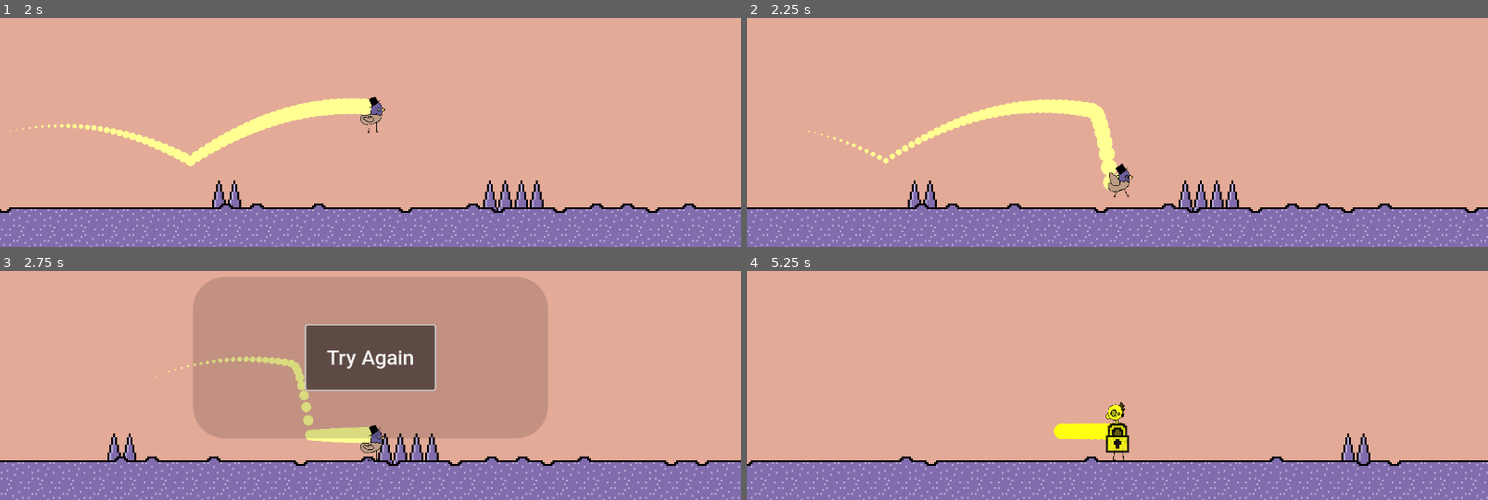
Above: before the commit, frames 1-4 (two rows, left to right).
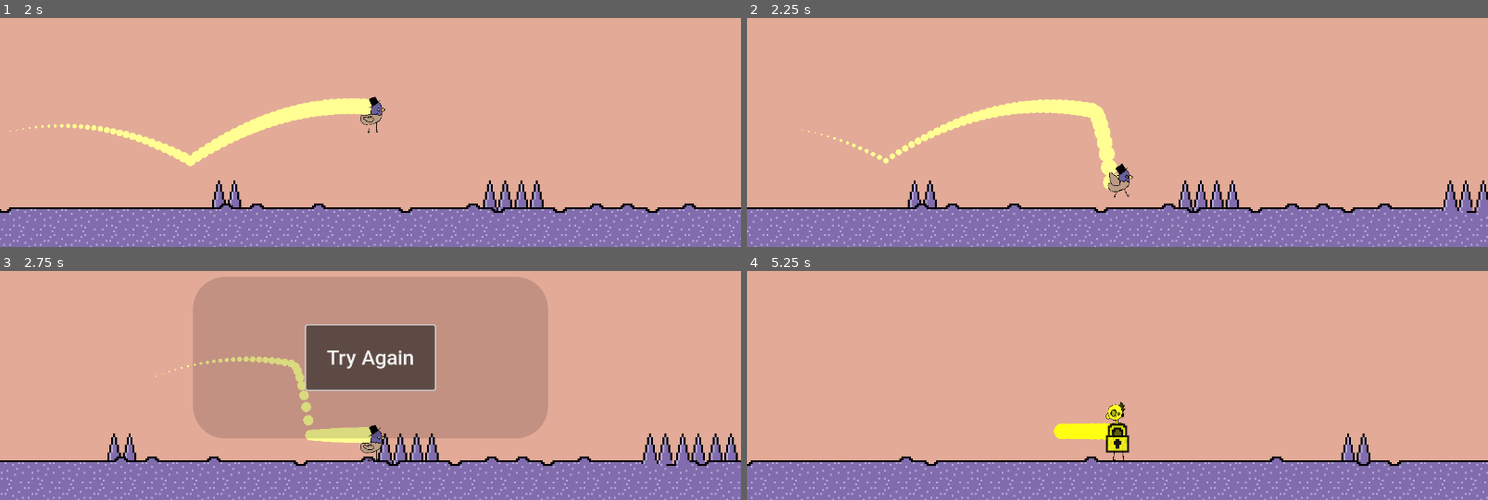
Above: after the commit, the same moments.

Repository: StaralDev/CreativeJam2025
Game: Godot game, scene res://Scenes/world.tscn
Same seed, same stepped clock (60 frames per second), same inputs: the game is played once before the commit and once after it.
Inputs:
- Up to frame 1 (2 s): hold Right (SpeedUp) from 0.53 s (still down); tap Shift (Airstall) at 0.6 s; tap Space (Jump) at 0.77, 1.52 s; tap Q (Become) at 1.35 s
- Up to frame 2 (2.25 s): release Right (SpeedUp) at 2.03 s; hold Left (SpeedDown) from 2.03 s (still down); hold S (Duck) from 2.03 s (still down)
- Up to frame 3 (2.75 s): keep holding Left (SpeedDown); keep holding S (Duck)
- Up to frame 4 (5.25 s): release Left (SpeedDown) at 2.75 s; release S (Duck) at 2.75 s; click "Try Again" at 2.75 s; click "Try Again" at 3.5 s; click "Try Again" at 4.25 s; tap Enter at 5 s; hold Right (SpeedUp) from 5.03 s (still down); tap Shift (Airstall) at 5.1 s

Frame 1 is identical in both runs. In frame 2, 0.5% of the frame differs, in the area x 93-100%, y 70-85%; in frame 3, 1.0%, in the area x 86-100%, y 70-85%; in frame 4, nothing differs.

Commit message:
egg almost

Diff:
--- /dev/null
+++ b/googledinosaur/Egg.tscn
@@ -0,0 +1,23 @@
+[gd_scene load_steps=4 format=3 uid="uid://bbhakuvnrtpdx"]
+
+[ext_resource type="Texture2D" uid="uid://cjoqp7k2b7e7f" path="res://Assets/egg asset.png" id="1_pu5uj"]
+[ext_resource type="Script" path="res://egg.gd" id="1_xuwu2"]
+
+[sub_resource type="CapsuleShape2D" id="CapsuleShape2D_u54ru"]
+radius = 48.0
+height = 140.0
+
+[node name="Area2D" type="Area2D"]
+z_index = 2
+scale = Vector2(0.1, 0.1)
+script = ExtResource("1_xuwu2")
+
+[node name="CollisionShape2D" type="CollisionShape2D" parent="."]
+position = Vector2(-5, -2)
+shape = SubResource("CapsuleShape2D_u54ru")
+
+[node name="Sprite2D" type="Sprite2D" parent="."]
+position = Vector2(-14, -132)
+texture = ExtResource("1_pu5uj")
+
+[connection signal="area_entered" from="." to="." method="_on_area_entered"]
--- a/googledinosaur/Scenes/world.gd
+++ b/googledinosaur/Scenes/world.gd
@@ -24,7 +24,11 @@
 	# Now that the chunk is here, add spikes along the points.
 	for i in range(8):
 		if rng.randi_range(0, 1): # here I am taking advantage of the fact that 0 evaluates to false
-			continue
+			if not rng.randi_range(0, 9):
+				continue
+			var new_egg = load("res://Egg.tscn").instantiate()
+			print("Hello")
+			new_egg.position = Vector2(i*200 +latest_chunk.position.x + 748, 157)
 		for z in range(-1, rng.randi_range(0, 2)):
 			print()
 			var new_spike = load("res://Scenes/Spike.tscn").instantiate()
--- /dev/null
+++ b/googledinosaur/egg.gd
@@ -0,0 +1,18 @@
+extends Area2D
+
+
+# Called when the node enters the scene tree for the first time.
+func _ready() -> void:
+	pass # Replace with function body.
+
+
+# Called every frame. 'delta' is the elapsed time since the previous frame.
+func _process(delta: float) -> void:
+	pass
+
+
+func _on_area_entered(body: Area2D) -> void:
+	if body.is_in_group("Player"):
+		body.to_duck
+		print("World")
+		self.queue_free()
--- a/googledinosaur/world.tscn
+++ b/googledinosaur/world.tscn
@@ -6,6 +6,7 @@
 [ext_resource type="PackedScene" uid="uid://bsvi1ps2how5i" path="res://Scenes/background.tscn" id="4_tva6x"]
 [ext_resource type="PackedScene" uid="uid://bpwp7amqo12jo" path="res://Scenes/SpecialCamera.tscn" id="5_vkfsu"]
 [ext_resource type="PackedScene" uid="uid://34r05pinkitt" path="res://Scenes/chunk.tscn" id="6_nllej"]
+[ext_resource type="PackedScene" uid="uid://bbhakuvnrtpdx" path="res://Egg.tscn" id="7_7iwmg"]
 
 [node name="World" type="Node2D" node_paths=PackedStringArray("latest_chunk", "player")]
 scale = Vector2(3, 3)
@@ -42,3 +43,6 @@
 position = Vector2(-155, 0)
 
 [node name="Line2D" type="Line2D" parent="."]
+
+[node name="Area2D" parent="." instance=ExtResource("7_7iwmg")]
+position = Vector2(84, 154.667)
Not shown: 1 places in googledinosaur/world.tscn that only renumber resources
